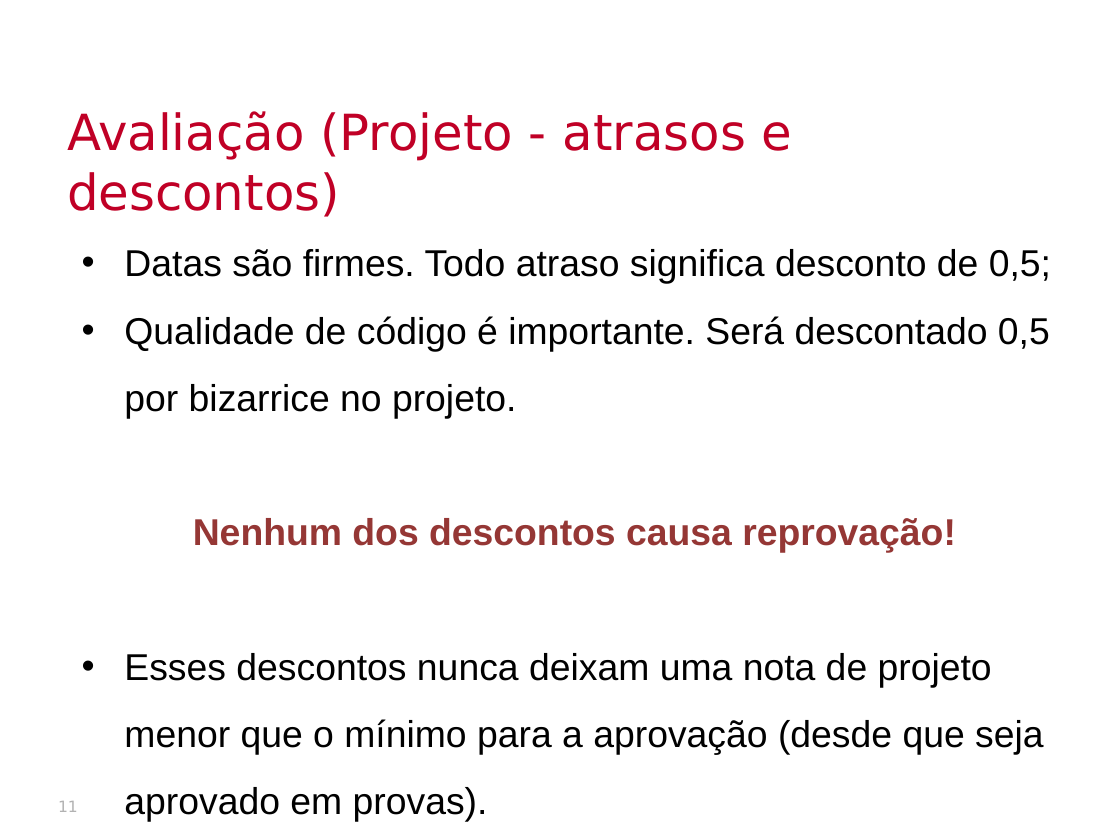
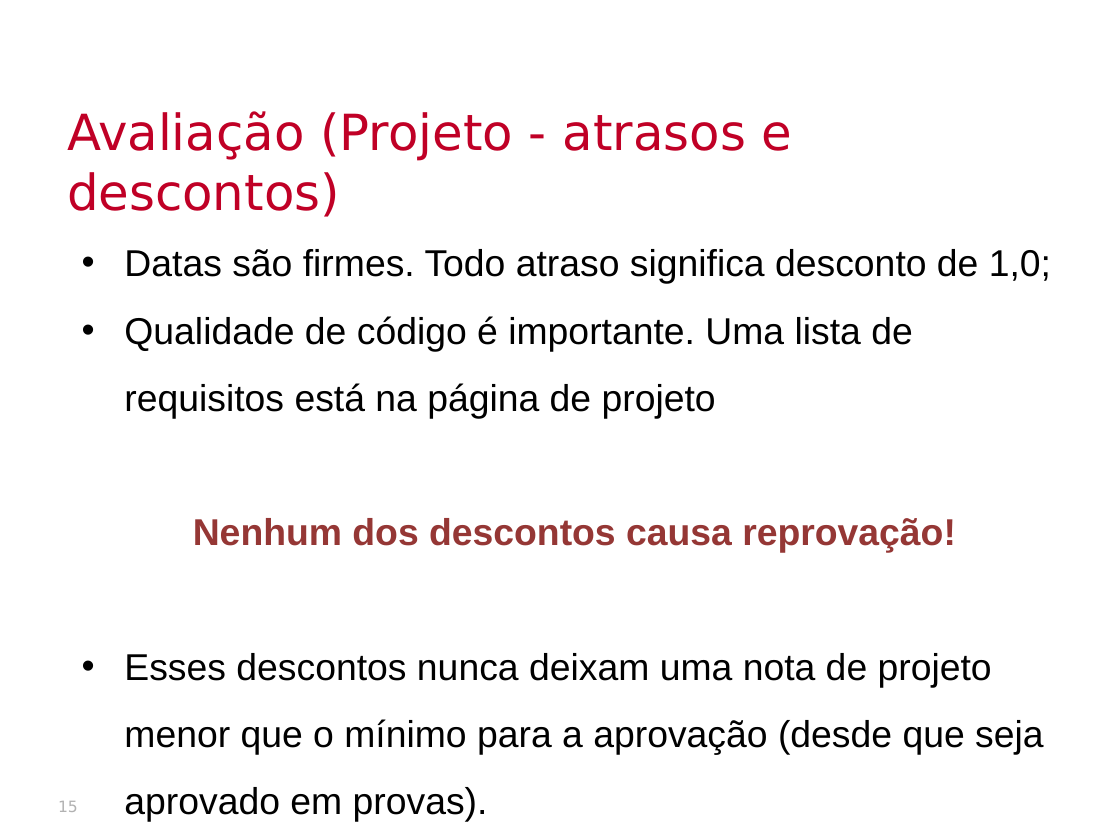
Before and after one commit to thalials/supercomp, a slide deck: slide 15 of aulas/01-introducao/slides.pptx (slide 11 before the commit). Drawn at 1120x840 pixels with LibreOffice and Linux fonts; fonts in the diff are those of the drawing; background and template pictures are left out. Boxes give left, top, right and bottom in pixels: in the first picture for what was removed or moved away, otherwise in the second. Text is boxed around its words. In the diff, an @@ line names an element or a change of style, - is before the commit and + after.

```diff
--- a/aulas/01-introducao/slides.pptx
+++ b/aulas/01-introducao/slides.pptx
@@ text at (124,249,1051,419): text changed @@
-• Datas são firmes. Todo atraso significa desconto de 0,5;
-• Qualidade de código é importante. Será descontado 0,5 por bizarrice no projeto.
+• Datas são firmes. Todo atraso significa desconto de 1,0;
+• Qualidade de código é importante. Uma lista de requisitos está na página de projeto
@@ page number at (58,801,78,812): text changed @@
-11
+15
```
Also in this commit, not shown: 1 other slide changed, 4 slides added, 27 other files.
